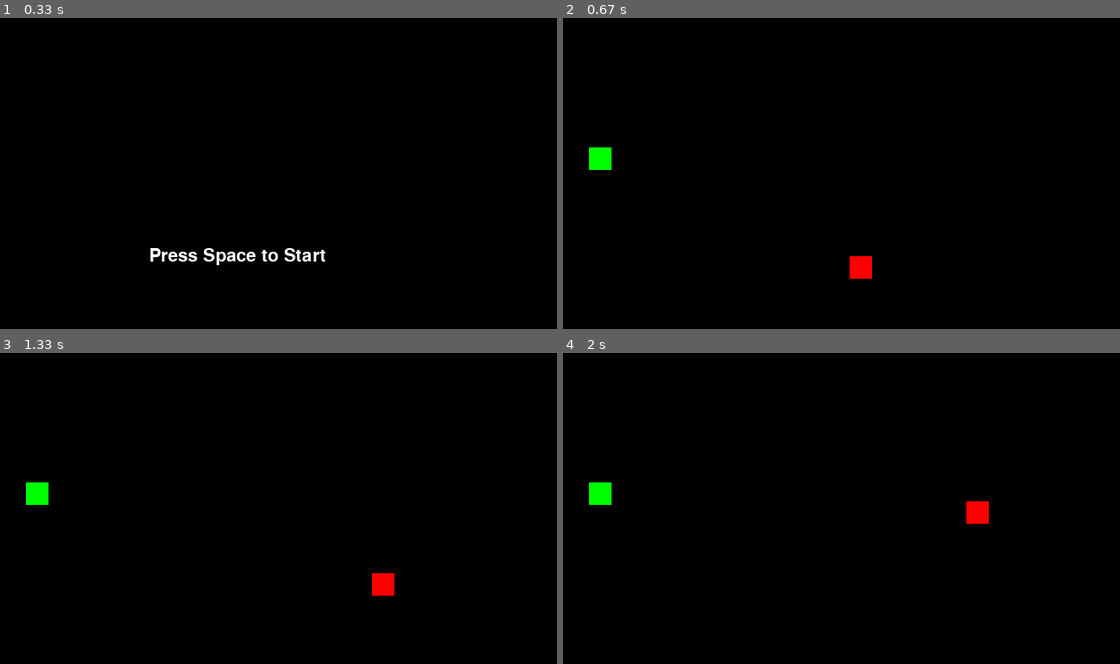
Above: before the commit, frames 1-4 (two rows, left to right).
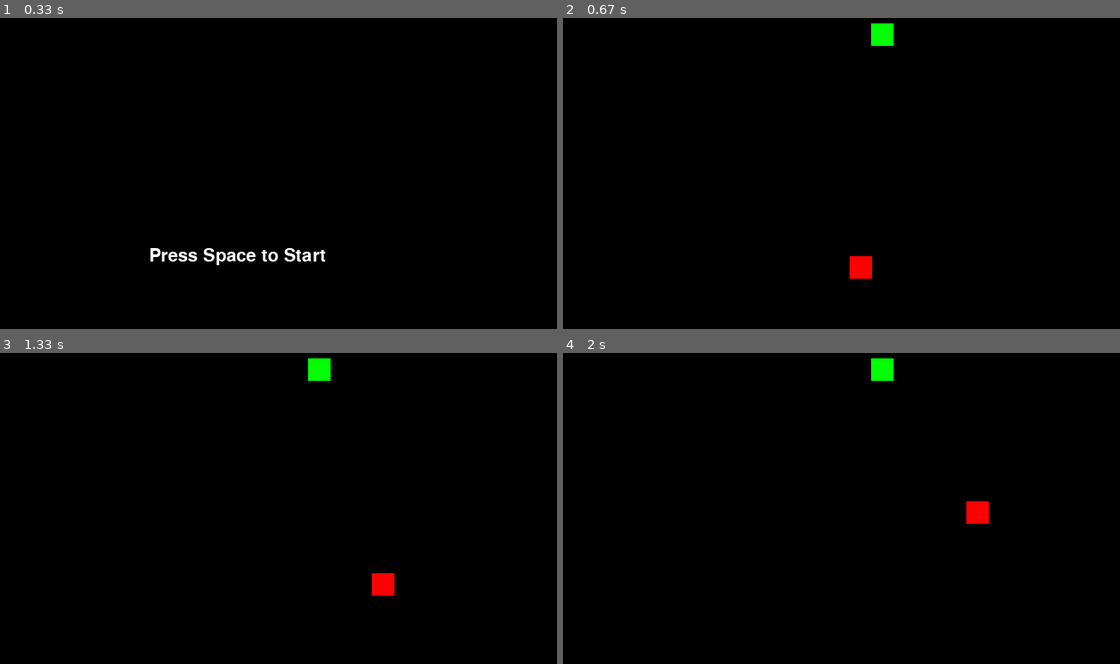
Above: after the commit, the same moments.

Repository: Dev-Chase/new_snake_pygame
Game: pygame game, started from main.py
The game is run twice, just before and just after one commit, with the same random seed, the same clock (stepped at 60 frames per second) and the same inputs.
Inputs:
- Up to frame 1 (0.33 s): no input
- Up to frame 2 (0.67 s): tap Space at 0.33 s
- Up to frame 3 (1.33 s): hold Up from 1.17 s (still down); tap Space at 1.23 s
- Up to frame 4 (2 s): tap Space at 1.53, 1.73 s; release Up at 1.63 s; hold Right from 1.67 s (still down)

Frame 1 is identical in both runs. In frame 2, 0.6% of the frame differs, in the area x 4-60%, y 1-49%; in frame 3, 0.6%; in frame 4, 0.6%.

Commit message:
Identified Problem

Diff:
--- a/cube.py
+++ b/cube.py
@@ -1,5 +1,4 @@
 from settings import *
-from random import randint
 
 
 class Cube(pygame.sprite.Sprite):
@@ -19,17 +18,12 @@
 
     # Changing Direction
     def change_dir(self, d):
-        if self.rect.x % tile_size == 0 and self.rect.y % tile_size == 0:
-            print("changing")
-            self.dir.x = d.x
-            self.dir.y = d.y
-            return False
-        return True
+        self.dir.x = d.x
+        self.dir.y = d.y
 
     # Randomize Position of Cube
-    def random_pos(self):
-        self.rect.x = randint(2, W-tile_size-2)
-        self.rect.y = randint(2, H-tile_size-2)
+    def go_to(self, dest):
+        self.rect.topleft = dest
 
     # Near Other Cube Check
     def near(self, other_cube):
--- a/main.py
+++ b/main.py
@@ -3,7 +3,6 @@
 from snake import Snake
 from cube import Cube
 import sys
-from random import randint
 
 
 if __name__ == '__main__':
@@ -40,7 +39,6 @@
     keys = pygame.key.get_pressed()
 
     while True:
-        screen.fill(bg_colour)
         display.fill(bg_colour)
 
         keys = pygame.key.get_pressed()
@@ -56,9 +54,9 @@
                 # Resetting Snake and Food
                 snake.__init__()
                 food.__init__(colour=food_colour)
-                food.random_pos()
+                food.go_to(random_pos())
                 while snake.head.near(food):
-                    food.random_pos()
+                    food.go_to(random_pos())
 
                 # Setting up and Starting the Playing State
                 game_state = game_states["playing"]
@@ -71,14 +69,14 @@
             if snake.hit_cube(food):
                 # Make the Snake Grow
                 snake.append_cube()
-                food.random_pos()
+                food.go_to(random_pos())
 
                 # Move the Food
                 while snake.head.near(food):
-                    food.random_pos()
+                    food.go_to(random_pos())
 
             # Game Over Checks
-            if snake.out_of_bounds() or any([snake.hit_cube(section) for section in snake.body.sprites()[1:]]):
+            if snake.out_of_bounds():
                 game_state = game_states["game-over"]
                 screen_shake = FPS/8  # Screen Shake for an Eighth of a Second
 
@@ -92,9 +90,9 @@
                 # Resetting Snake and Food
                 snake.__init__()
                 food.__init__(colour=food_colour)
-                food.random_pos()
+                food.go_to(random_pos())
                 while snake.head.near(food):
-                    food.random_pos()
+                    food.go_to(random_pos())
 
                 # Setting up and Starting the Playing State
                 game_state = game_states["playing"]
@@ -103,9 +101,11 @@
         # Implement Screen Shake
         if screen_shake <= 0:
             screen_shake = 0
+            screen_offs.x = 0
+            screen_offs.y = 0
         else:
-            screen_offs.x = randint(-25, 25)/10
-            screen_offs.y = randint(-25, 25)/10
+            screen_offs.x = randint(-22, 22)/10
+            screen_offs.y = randint(-22, 22)/10
             screen_shake -= 1
 
         # Moving Display on Screen in Case of Screen Shake
--- a/settings.py
+++ b/settings.py
@@ -1,5 +1,6 @@
 # Imports
 import pygame
+from random import randint
 
 # Player Sizing
 tile_size = 25
@@ -40,3 +41,5 @@
 
 
 # Global Functions
+def random_pos():
+    return pygame.math.Vector2(randint(2, W - tile_size - 2), randint(2, H - tile_size - 2))
--- a/snake.py
+++ b/snake.py
@@ -13,30 +13,36 @@
 
     def update(self, keys):
         # Horizontal Movement Checks
-        if keys[pygame.K_LEFT] and not self.head.dir.x == 1:  # TODO Existing Movement Checks
+        if keys[pygame.K_LEFT] and self.head.dir.x == 0:
             self.direction.x = -1
             self.direction.y = 0
-            self.should_change = True
-        elif keys[pygame.K_RIGHT] and not self.head.dir.x == -1:
+        elif keys[pygame.K_RIGHT] and self.head.dir.x == 0:
             self.direction.x = 1
             self.direction.y = 0
-            self.should_change = True
 
         # Vertical Movement Checks
-        if keys[pygame.K_UP] and not self.head.dir.y == 1:
+        if keys[pygame.K_UP] and self.head.dir.y == 0:
             self.direction.x = 0
             self.direction.y = -1
-            self.should_change = True
-        elif keys[pygame.K_DOWN] and not self.head.dir.y == -1:
+        elif keys[pygame.K_DOWN] and self.head.dir.y == 0:
             self.direction.x = 0
             self.direction.y = 1
-            self.should_change = True
 
         # Insert for loop to Change Body Directions
-        if self.should_change:
-            self.should_change = self.head.change_dir(self.direction)  # (keep trying until on tile)
+        # Checking if On Tile
+        if self.head.rect.x % tile_size == 0 and self.head.rect.y % tile_size == 0:
+            for i in range(1, len(self.body.sprites())):
+                # -i = Current Position in Array, Starting from End
+                # -i-1 = Cube Position Inherited by Current Position
 
-        self.body.update()  #TODO fix weird movement
+                self.body.sprites()[-i].rect.topleft = self.body.sprites()[-i-1].rect.topleft-self.body.sprites()[-i].dir*tile_size
+                self.body.sprites()[-i].dir = self.body.sprites()[-i-1].dir
+                # cube.change_dir(self.body.sprites()[i-1].dir)
+            self.body.sprites()[0].change_dir(self.direction)  # (keep trying until on tile)
+
+        # self.body.update()  #TODO fix weird movement (moving at the same time as going to previous cubes pos)
+        self.body.update()
+        # print([cube.dir for cube in self.body.sprites()])
 
     # Out of Bounds Check
     def out_of_bounds(self):
